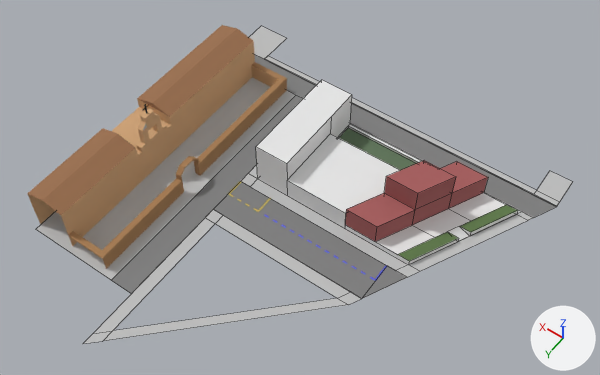
Before and after pictures for a commit that changed the Blender file assets/models/chunks/inmaculada.blend.
Rendered twice from a camera (50 mm lens) standing at (-8.8, 100.9, 105.9) and looking at (35.4, 39.0, 8.7). The lights are fixed; the arrows at lower right show +X, +Y and +Z. The older version comes first. Mesh edges are drawn as thin lines on the coarser meshes.

Names of what the first picture shows: 'Hospital', 'Institute', 'Juventud', 'Roads', 'Sidewalk'.
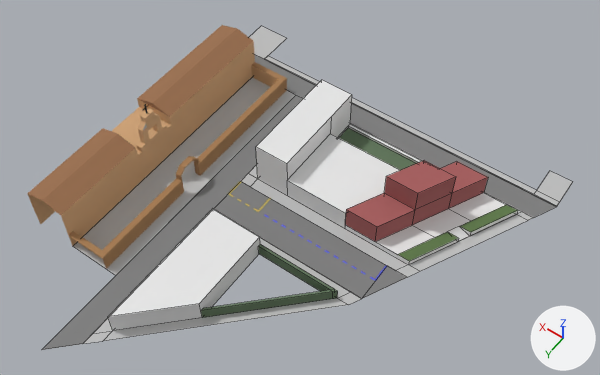
Where the change shows, as pixel boxes (x1, y1, x2, y2) in the pictures (600 x 375 px; the box of a moved part takes in the faces that stretch with it):
'Sidewalk', reshaped (7% narrower): before (36, 26, 572, 344); after (73, 26, 572, 344)
'Roads', reshaped (15% wider, 21% taller): before (111, 54, 556, 298); after (42, 54, 556, 350)
'Buildings', added: after (108, 209, 260, 331)
'Bush', added: after (201, 244, 338, 318)
part 1 of me_plane_002, moved or reshaped: before (36, 78, 295, 280); after (73, 78, 295, 275)
part 2 of me_plane_001, moved or reshaped: before (111, 95, 303, 294); after (42, 95, 303, 350)

The change, as a list of edits to the scene's bpy script:
```text
Add mat_material:
    mat_material = principled_material('Material')
    mat_material.base_color = (0.117, 0.181, 0.102)  # greyish green #60765a
    mat_material.roughness = 1.0
Change me_plane_002:
    where me_plane_002.from_pydata(...)  # 48 vertices, 23 faces; spans x 0.0..64.0, y -10.0..58.0, z 0.0..0.2
    used by ob_sidewalk; location = (4.0, 16.0, 0.0)
    me_plane_002 part 1
    me_plane_002.vertices[17].co: (64.0, 1.0, 0.0) -> (57.0, 1.0, 0.0)
    me_plane_002.vertices[28].co: (48.0, 48.0, 0.0) -> (48.0, 47.0, 0.0)  # pixel (111, 280) -> pixel (115, 275)
    me_plane_002.vertices[33].co: (64.0, 48.0, 0.0) -> (57.0, 47.0, 0.0)  # pixel (35, 229) -> pixel (72, 246)
Change me_plane_001:
    used by ob_roads; location = (4.0, 15.0, 0.0); scale = (27.0, 3.5, 1.0)
    remove me_plane_001.from_pydata(...)  # 13 vertices, 4 faces; spans x 0.0..2.37, y -0.57..14.0, z 0.0
    add me_plane_001.from_pydata(...)  # 13 vertices, 4 faces; spans x 0.0..2.37, y -0.57..18.0, z 0.0
    me_plane_001 part 2
    me_plane_001.vertices[3].co: (1.63, 14.0, 0.0) -> (1.63, 16.86, 0.0)  # pixel (131, 293) -> pixel (82, 343)
    me_plane_001.vertices[4].co: (1.78, 14.0, 0.0) -> (1.78, 18.0, 0.0)  # pixel (111, 280) -> pixel (41, 349)
Add me_cube:
    me_cube.from_pydata([(-8.0, -1.0, -1.0), (-8.0, -1.0, 3.0), (-8.0, 13.0, -1.0), (-8.0, 13.0, 3.0), (1.0, -1.0, -1.0), (1.0, -1.0, 3.0), (1.0, 22.0, -1.0), (1.0, 22.0, 3.0)], [], [(0, 1, 3, 2), (2, 3, 7, 6), (6, 7, 5, 4), (4, 5, 1, 0), (7, 3, 1, 5)])
Add me_plane_004:
    me_plane_004.from_pydata([(-4.5, 0.0, 0.0), (9.0, 0.0, 0.0), (-4.0, 0.5, 0.0), (9.0, 0.5, 0.0), (-5.0, 0.0, 0.0), (-4.5, 0.5, 0.0), (9.0, 13.5, 0.0), (9.0, 14.0, 0.0), (-4.0, 0.5, 2.0), (-4.5, 0.0, 2.0), (9.0, 0.0, 2.0), (9.0, 0.5, 2.0), (-4.5, 0.5, 2.0), (-5.0, 0.0, 2.0), (9.0, 13.5, 2.0), (9.0, 14.0, 2.0)], [], [(9, 10, 11, 8), (9, 8, 12, 13), (12, 8, 14, 15), (5, 4, 13, 12), (2, 6, 14, 8), (4, 0, 9, 13), (3, 2, 8, 11), (0, 1, 10, 9), (7, 5, 12, 15)])
    me_plane_004.materials.append(mat_material)  # greyish green #60765a
Add ob_buildings:
    ob_buildings = bpy.data.objects.new('Buildings', me_cube)
    ob_buildings.location = (45.0, 48.0, 1.0)
Add ob_bush:
    ob_bush = bpy.data.objects.new('Bush', me_plane_004)
    ob_bush.location = (28.0, 47.0, 0.0)
```
